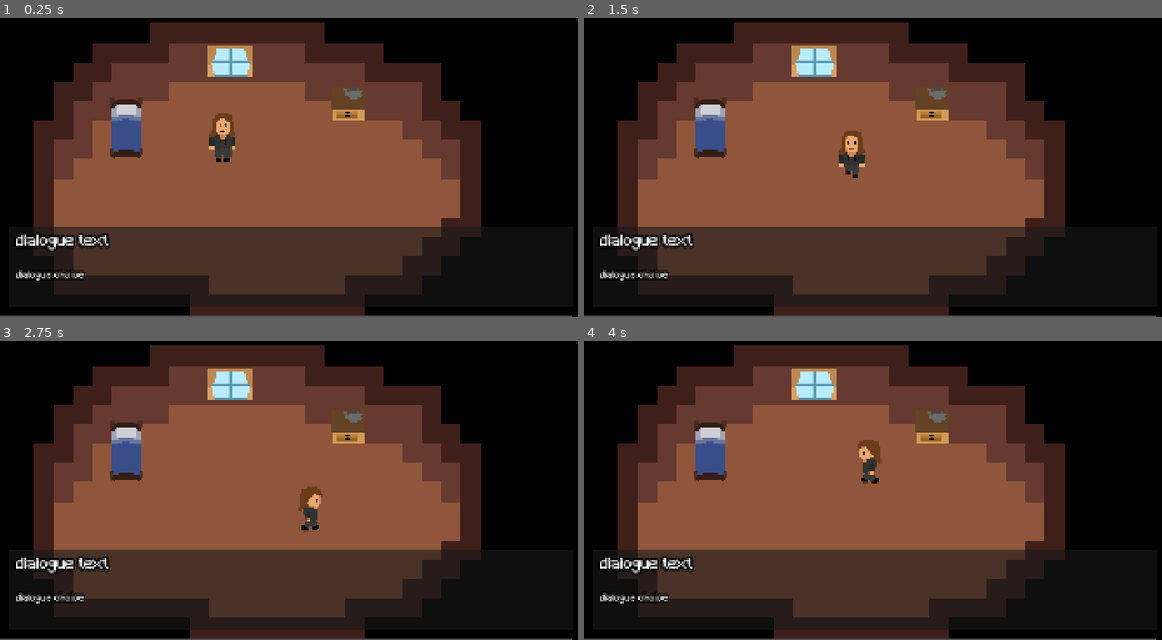
Above: before the commit, frames 1-4 (two rows, left to right).
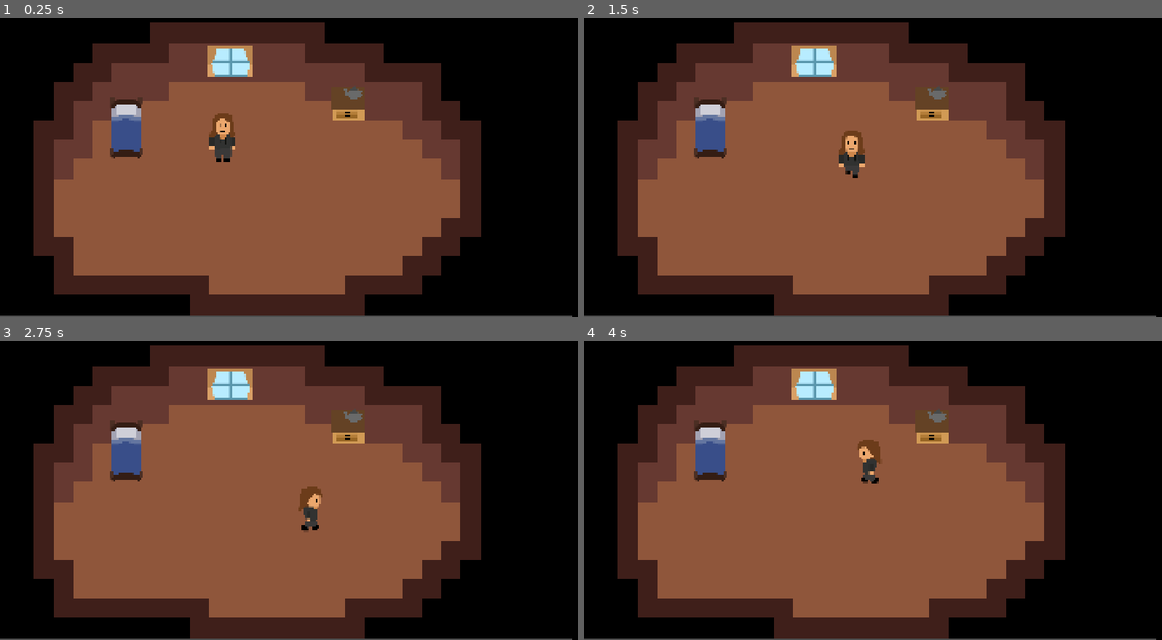
Above: after the commit, the same moments.

Repository: etper/pimpek-rpg-game
Game: Godot game, scene res://main.tscn
Same seed, same stepped clock (60 frames per second), same inputs: the game is played once before the commit and once after it.
Inputs:
- Up to frame 1 (0.25 s): no input
- Up to frame 2 (1.5 s): tap Enter at 0.5 s; hold D (move_right) 0.53-1.28 s; tap Z (interact) at 0.6 s; hold S (move_down) from 1.28 s (still down); tap Shift (sprint) at 1.35 s
- Up to frame 3 (2.75 s): release S (move_down) at 2.03 s; hold D (move_right) from 2.03 s (still down); tap Z (interact) at 2.1 s
- Up to frame 4 (4 s): release D (move_right) at 2.78 s; hold W (move_up) 2.78-3.53 s; tap Shift (sprint) at 2.85 s; hold A (move_left) from 3.53 s (still down); tap Z (interact) at 3.6 s

The runs differ from the first frame. In frame 1, 12% of the frame differs, in the area x 2-77%, y 69-93%; in frame 2, 12%; in frame 3, 12%; in frame 4, 12%.

Commit message:
inventory system

Diff:
--- a/main.tscn
+++ b/main.tscn
@@ -156,6 +156,7 @@
 script = ExtResource("4_1bvp3")
 
 [node name="DialogueBox" type="Panel" parent="UI" unique_id=728410776]
+visible = false
 offset_left = 27.0
 offset_top = 781.0
 offset_right = 1889.0
--- a/project.godot
+++ b/project.godot
@@ -18,6 +18,7 @@
 [autoload]
 
 EventRunner="*uid://hwcvsfkek6f4"
+Inventory="*uid://d3koguofjilg7"
 
 [display]
 
--- /dev/null
+++ b/scripts/events/add_item.gd
@@ -0,0 +1,8 @@
+extends EventCommand
+class_name AddItemEvent
+
+@export var item_id := ""
+@export var amount := 1
+
+func execute(_context):
+	Inventory.add_item(item_id, amount)
--- /dev/null
+++ b/scripts/events/check_item.gd
@@ -0,0 +1,14 @@
+extends EventCommand
+class_name CheckItemEvent
+
+@export var item_id := ""
+@export var amount := 1
+
+@export var success_events:Array[EventCommand]
+@export var fail_events:Array[EventCommand]
+
+func execute(context):
+	if Inventory.has_item(item_id, amount):
+		await EventRunner.run(success_events, context)
+	else:
+		await EventRunner.run(fail_events, context)
--- /dev/null
+++ b/scripts/events/remove_item.gd
@@ -0,0 +1,8 @@
+extends EventCommand
+class_name RemoveItemEvent
+
+@export var item_id := ""
+@export var amount := 1
+
+func execute(_context):
+	Inventory.remove_item(item_id, amount)
--- /dev/null
+++ b/scripts/inventory.gd
@@ -0,0 +1,35 @@
+extends Node
+
+signal inventory_changed
+
+var items: Dictionary = {}
+# Example:
+# {
+#     "apple": 3,
+#     "key": 1
+# }
+
+func add_item(id: String, amount := 1):
+	items[id] = items.get(id, 0) + amount
+	inventory_changed.emit()
+
+func remove_item(id: String, amount := 1) -> bool:
+	if !items.has(id):
+		return false
+
+	if items[id] < amount:
+		return false
+
+	items[id] -= amount
+
+	if items[id] <= 0:
+		items.erase(id)
+
+	inventory_changed.emit()
+	return true
+
+func has_item(id: String, amount := 1) -> bool:
+	return items.get(id, 0) >= amount
+
+func get_amount(id: String) -> int:
+	return items.get(id, 0)
--- /dev/null
+++ b/scripts/item_data.gd
@@ -0,0 +1,8 @@
+extends Resource
+class_name ItemData
+
+@export var id := ""
+@export var display_name := ""
+@export_multiline var description := ""
+@export var icon: Texture2D
+@export var stack_size := 99
Not shown, added: scripts/events/add_item.gd.uid
Not shown, added: scripts/events/check_item.gd.uid
Not shown, added: scripts/events/remove_item.gd.uid
Not shown, added: scripts/inventory.gd.uid
Not shown, added: scripts/item_data.gd.uid
